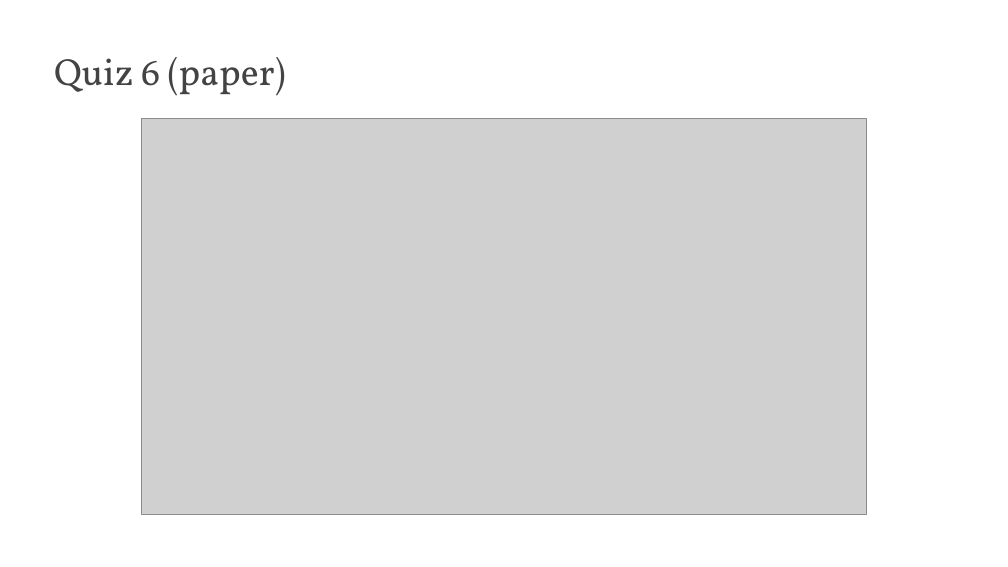
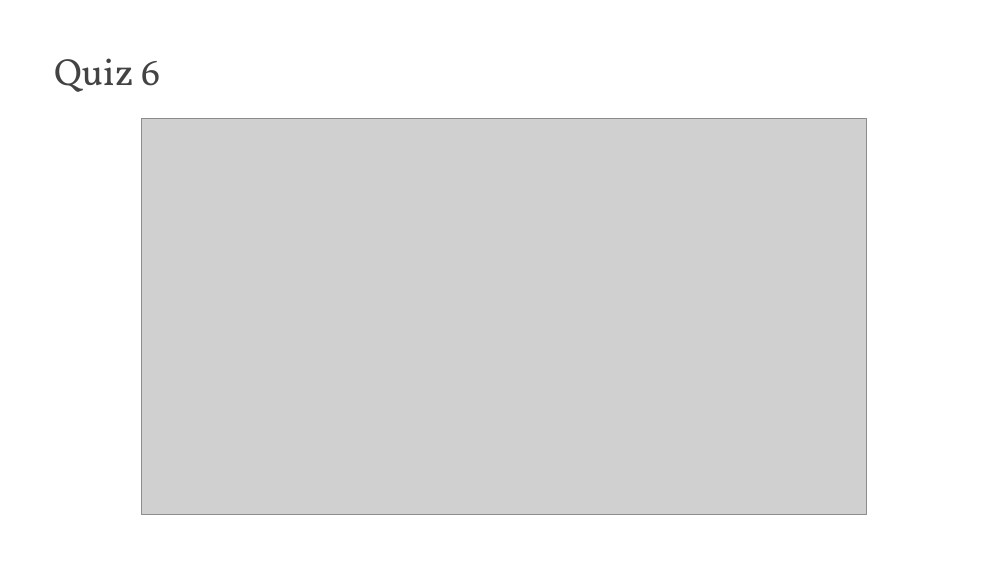
Before and after one commit to edavalosanaya/CSCI3495_NLP_LLMs_Student, a slide deck: slide 6 of weeks/week-07/class-02/lecture/slides.pptx (slide 16 before the commit). Drawn at 1008x567 pixels with LibreOffice and Linux fonts; fonts in the diff are those of the drawing; grey boxes stand for pictures; background and template pictures are left out. Boxes give left, top, right and bottom in pixels: in the first picture for what was removed or moved away, otherwise in the second. Text is boxed around its words. In the diff, an @@ line names an element or a change of style, - is before the commit and + after.

Commit message:
Publish course materials (08e4b03)
Generated by scripts/publish_student.py from the source repository at 08e4b03: "Week 7 rebuilt: BERT on paper, then BERT in code, and no ELMo"

```diff
--- a/weeks/week-07/class-02/lecture/slides.pptx
+++ b/weeks/week-07/class-02/lecture/slides.pptx
@@ title at box(54, 58, 160, 92): text changed @@
-Quiz 6 (paper)
+Quiz 6
```
Also in this commit, not shown: 2 other slides changed, 4 slides added, 17 slides removed, 22 other files.
